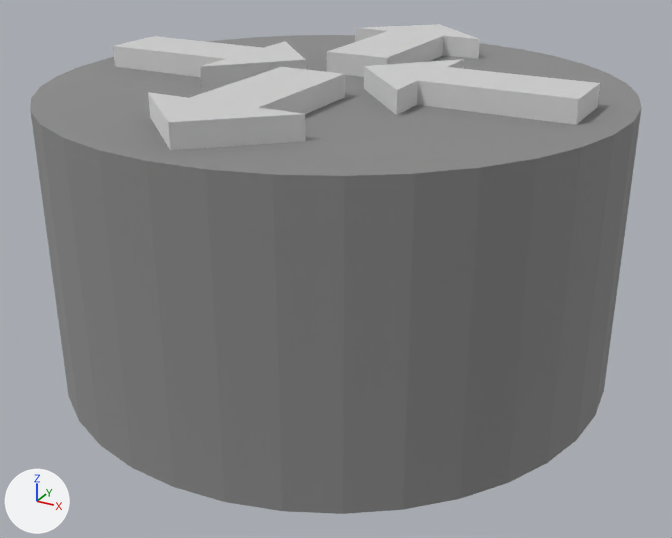
The OBJ model src/assets/model/heneiluyouqi.obj, before and after one commit.
One viewpoint serves both versions: a 50 mm lens placed at (37.3, -69.0, 42.7), pointed at (0.3, -1.7, 9.0). The lights are fixed; the arrows at lower left show +X, +Y and +Z. Where no turn or scale is listed for an object, it has been applied to the vertices.

In view in the first picture: 'heneiluyouqi'.
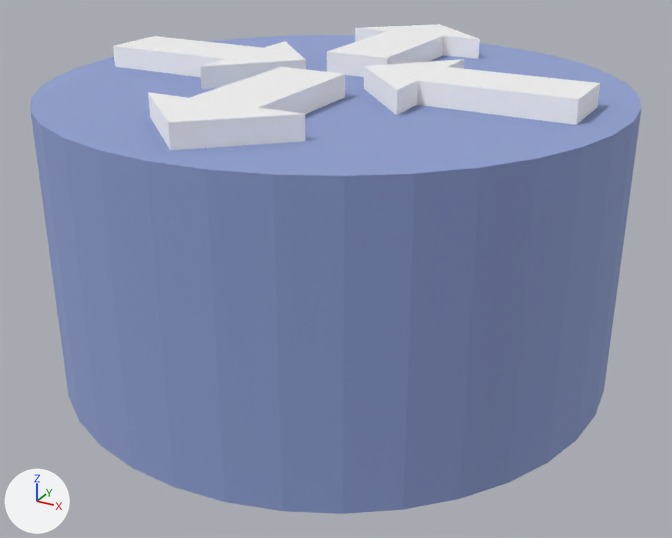
Location of each change, [x1, y1, x2, y2] in pixels of the pictures (672 x 538 px):
'heneiluyouqi', recoloured (grey to blue)
    both: [30, 24, 642, 514]

What changed in the scene script:
```text
Change mat_材质_4:
    mat_材质_4.base_color: (0.8, 0.8, 0.8) -> (1.0, 1.0, 1.0)  # white #e7e7e7 -> white #ffffff
Change mat_材质_20:
    mat_材质_20.base_color: (0.32, 0.32, 0.32) -> (0.346, 0.423, 0.72)  # grey #999999 -> blue #9faedd
```
